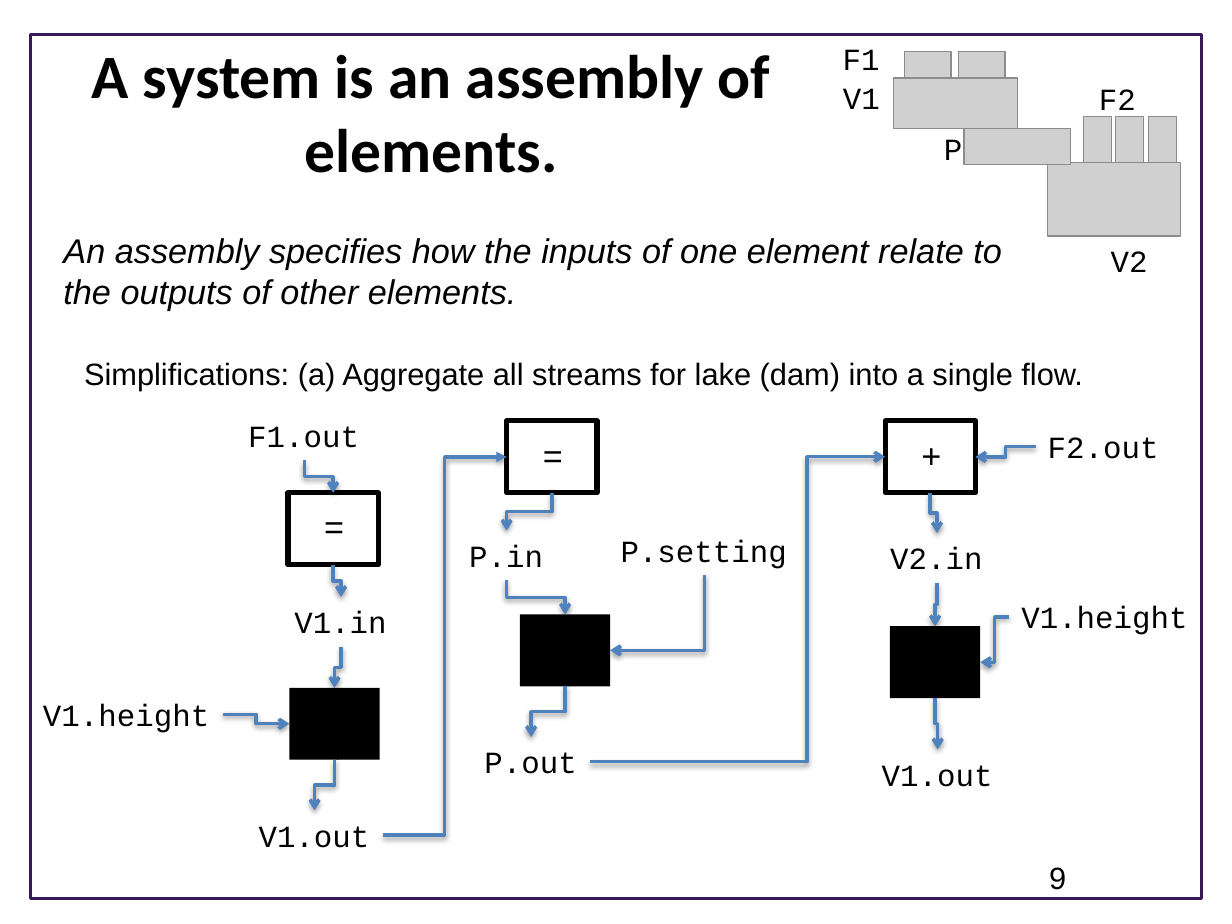
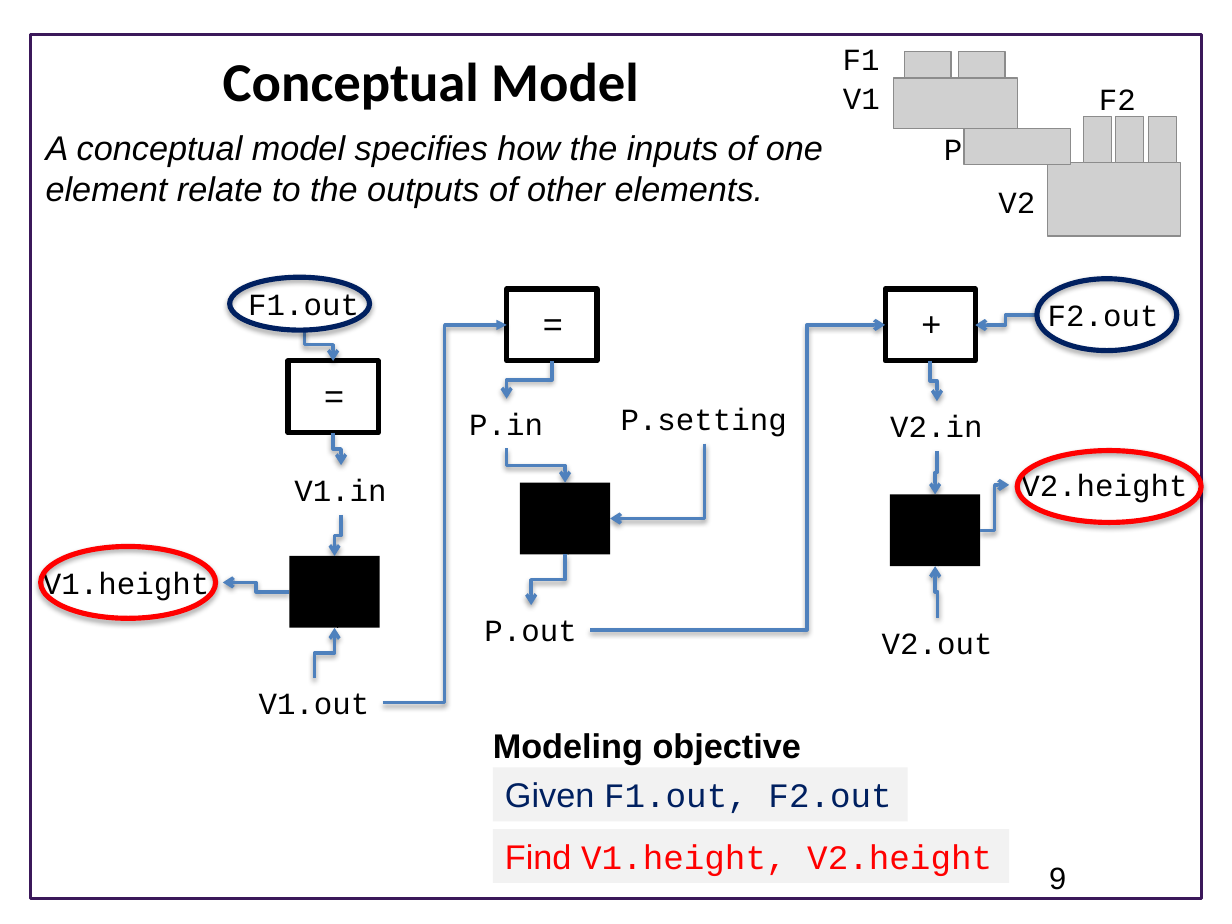
Before and after one commit to ModelEngineering/advancing-biomedical-models, a slide deck: slide 9 of Lectures/CSE 599V Lecture 2- Modeling Essentials.pptx. Drawn at 1232x924 pixels with LibreOffice and Linux fonts; fonts in the diff are those of the drawing; grey boxes stand for pictures; background and template pictures are left out. Boxes give left, top, right and bottom in pixels: in the first picture for what was removed or moved away, otherwise in the second. Text is boxed around its words. In the diff, an @@ line names an element or a change of style, - is before the commit and + after.

Commit message:
Progress on lecture 2

```diff
--- a/Lectures/CSE 599V Lecture 2- Modeling Essentials.pptx
+++ b/Lectures/CSE 599V Lecture 2- Modeling Essentials.pptx
@@ title at bbox=[223, 62, 639, 110]: text changed; size 36 to 32 pt @@
-A system is an assembly of elements.
+Conceptual Model
@@ text at bbox=[46, 135, 823, 208]: text changed @@
-An assembly specifies how the inputs of one element relate to the outputs of other elements.
+A conceptual model specifies how the inputs of one element relate to the outputs of other elements.
@@ text "V2": place and size @@
-text "V2" at bbox=[1111, 251, 1148, 272]
+text "V2" at bbox=[998, 192, 1035, 213]
@@ ellipse added at bbox=[229, 277, 370, 330], outline #002060 3 pt @@
@@ ellipse added at bbox=[1037, 278, 1178, 350], outline #002060 3 pt @@
@@ elbow arrow moved from (1036, 447) - (976, 457) to (1036, 314) - (976, 325) @@
@@ text removed at bbox=[84, 362, 1083, 391] @@
-Simplifications: (a) Aggregate all streams for lake (dam) into a single flow.
@@ ellipse added at bbox=[1018, 451, 1201, 522], outline #FF0000 3 pt @@
@@ text at bbox=[1021, 474, 1187, 505]: text changed @@
-V1.height
+V2.height
@@ 15 elbow arrows, 11 texts, 6 rectangles: place and size @@
-15 elbow arrows, 11 texts, 6 rectangles at bbox=[43, 421, 1159, 835]
+15 elbow arrows, 11 texts, 6 rectangles at bbox=[43, 290, 1159, 702]
@@ elbow arrow (1009, 485) - (981, 530): arrowheads changed @@
@@ ellipse added at bbox=[41, 547, 216, 618], outline #FF0000 3 pt @@
@@ elbow arrow (935, 567) - (938, 617): arrowheads changed @@
@@ elbow arrow (223, 583) - (290, 591): arrowheads changed @@
@@ elbow arrow (335, 628) - (314, 679): arrowheads changed @@
@@ text at bbox=[882, 633, 993, 655]: text changed @@
-V1.out
+V2.out
@@ text "V1.out": place and size @@
-text "V1.out" at bbox=[259, 826, 370, 848]
+text "V1.out" at bbox=[259, 693, 370, 715]
@@ text added at bbox=[493, 733, 801, 765], 20 pt, text #000000, bold @@
+Modeling objective
@@ rectangle added at bbox=[493, 768, 908, 822], fill #F2F2F2, 20 pt, text #002060 @@
+Given F1.out, F2.out
@@ rectangle added at bbox=[493, 829, 1009, 883], fill #F2F2F2, 20 pt, text #FF0000 @@
+Find V1.height, V2.height
```
Also in this commit, not shown: 3 other slides changed, 8 slides added.
